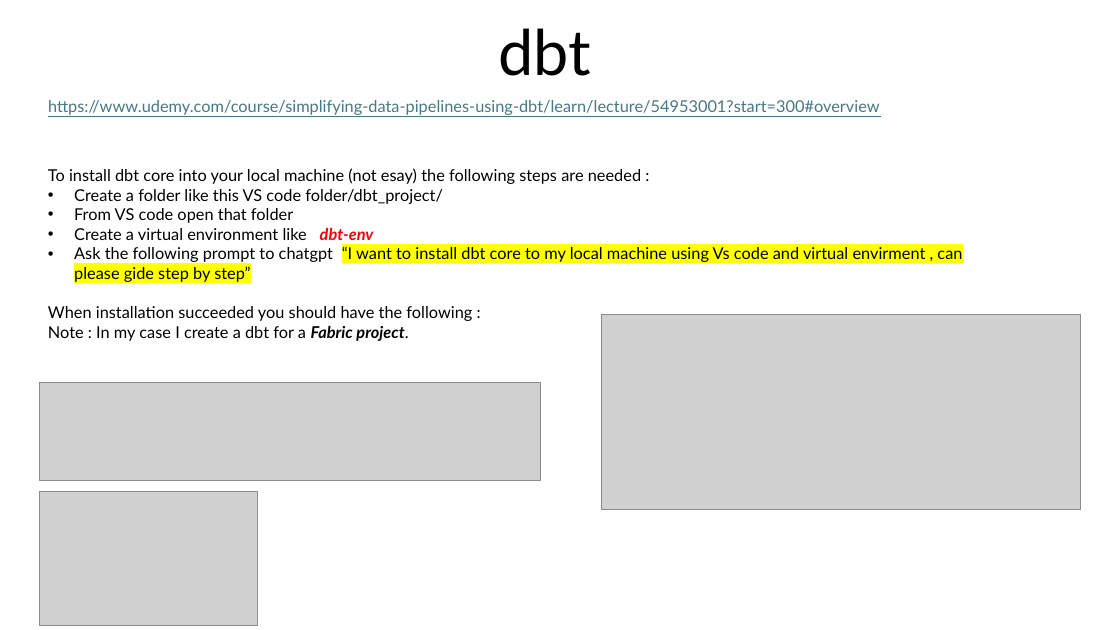
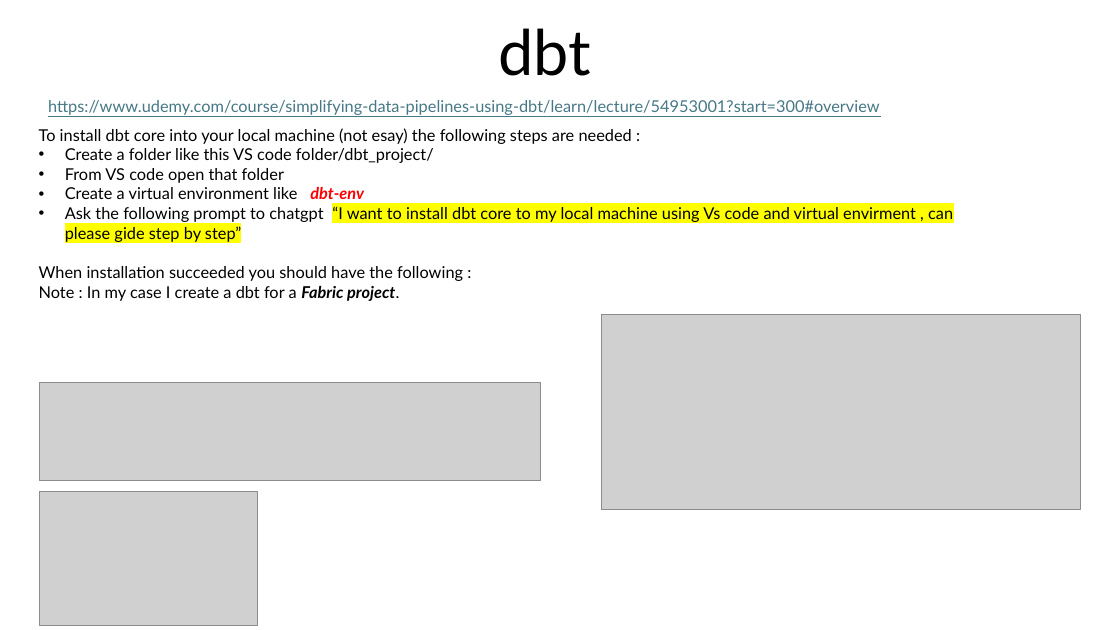
Before and after one commit to Coulio01/Documents, a slide deck: slide 2 of dbt/dbt.pptx (slide 1 before the commit). Drawn at 1120x630 pixels with LibreOffice and Linux fonts; fonts in the diff are those of the drawing; grey boxes stand for pictures. Boxes give left, top, right and bottom in pixels: in the first picture for what was removed or moved away, otherwise in the second. Text is boxed around its words. In the diff, an @@ line names an element or a change of style, - is before the commit and + after.

```diff
--- a/dbt/dbt.pptx
+++ b/dbt/dbt.pptx
@@ text "To install dbt core into ...": place and size @@
-text "To install dbt core into ..." at [48,168,962,341]
+text "To install dbt core into ..." at [39,128,953,301]
```
Also in this commit, not shown: 5 slides added, 2 other files.
